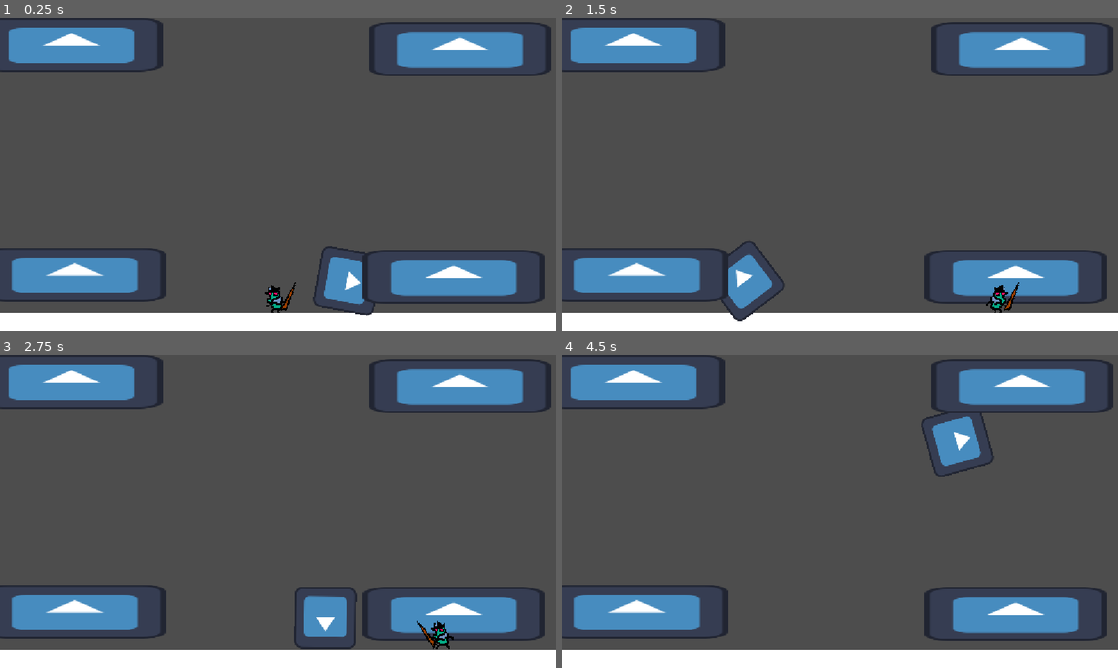
Above: before the commit, frames 1-4 (two rows, left to right).
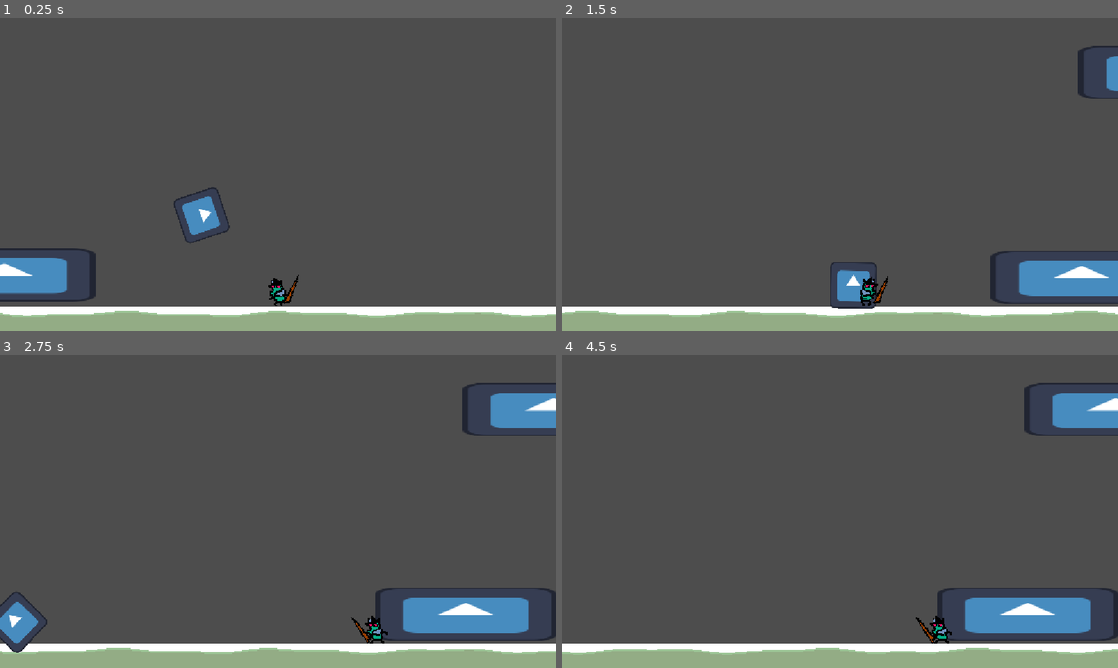
Above: after the commit, the same moments.

Repository: EthanGrane/Jamopithecus
Game: Godot game, scene res://GAME/Scenes/Boss_Battle_1.tscn
The game is run twice, just before and just after one commit, with the same random seed, the same clock (stepped at 60 frames per second) and the same inputs. This scene is started directly instead of the project's main scene. The engine's default icon, where the game draws it, is replaced by a stand-in: a white triangle on a blue panel in a dark square.
Inputs:
- Up to frame 1 (0.25 s): no input
- Up to frame 2 (1.5 s): tap Enter (ui_accept) at 0.5 s; hold E (Decoy) 0.53-1.28 s; hold D (Right) from 0.53 s (still down); tap W (Salto) at 0.77 s; tap Shift (Dash) at 1.35 s
- Up to frame 3 (2.75 s): tap W (Salto) at 1.52 s; tap E (Decoy) at 1.55 s; release D (Right) at 2.03 s; hold A (Left) from 2.03 s (still down); hold E (Decoy) from 2.03 s (still down)
- Up to frame 4 (4.5 s): release A (Left) at 2.78 s; release E (Decoy) at 2.78 s; hold D (Right) 2.78-4.28 s; tap Space (Lanzar) at 2.85 s; tap W (Salto) at 3.02, 3.77 s; tap E (Decoy) at 3.05 s; hold E (Decoy) 3.53-4.28 s; hold A (Left) from 4.28 s (still down); tap Shift (Dash) at 4.35 s

The runs differ from the first frame. In frame 1, 21% of the frame differs, in the area x 0-100%, y 0-100%; in frame 2, 22%; in frame 3, 21%; in frame 4, 21%.

Commit message:
Game feel improved

Diff:
--- a/GAME/Boss1/boos_1.gd
+++ b/GAME/Boss1/boos_1.gd
@@ -1,66 +1,235 @@
+##
+##	Summary:
+##	Boss1. Rueda sin parar por la sala, se mete por una tubería y sale
+##	por otra. Al golpearle se queda aturdido y se vuelve inmortal;
+##	solo vuelve a ser atacable después de pasar por una tubería.
+##
+
 extends CharacterBody2D
 class_name Boss1
-enum state {movement, damage}
-var current_state : state = state.movement
-var max_velocity := 600.0
-var current_velocity : float
-var timer = 3.0
-var rotate_velocity := 10.0
-var last_pipe = 0
-var tp_to_position : Vector2
-var direction := 1.0
-var diference := Vector2(-200.0,0.0)
-@export var pipe_list : Array[pipe]
-
+
+enum Estado {
+	RODANDO,    # va a lo suyo, rebotando por la sala
+	ATURDIDO,   # le han dado: quieto, sin colisiones y sin poder recibir más
+}
+
+@export_group("Movimiento")
+@export var velocidad_min : float = 500.0
+@export var velocidad_max : float = 600.0
+@export var gravedad : float = 1800.0
+@export var velocidad_maxima_de_caida : float = 1000.0
+@export var giro_en_suelo : float = 10.0   # vueltas del sprite al rodar
+@export var giro_en_aire : float = 5.0
+
+@export_group("Tuberías")
+@export var distancia_de_salida : float = 60.0   # px que sale por delante de la boca
+@export var tiempo_entre_tuberias : float = 0.4  # evita el bucle de entrar y salir sin fin
+
+@export_group("Aturdimiento")
+@export var tiempo_aturdido : float = 1.5
+@export var escala_del_golpe : Vector2 = Vector2(1.35, 0.65)  # el squash del punch
+@export var duracion_del_golpe : float = 0.25
+
+@export_group("Gamefeel del golpe")
+@export var hitstop : float = 0.08          # cuánto se congela el juego
+@export var sacudida_fuerza : float = 12.0
+@export var sacudida_duracion : float = 0.30
+@export var destello_duracion : float = 0.12
+
+@export_group("Onda de choque")
+@export var onda_al_golpear : bool = true
+@export var onda_radio : float = 320.0
+@export var onda_fuerza : float = 28.0
+@export var onda_duracion : float = 0.40
+
+var estado : Estado = Estado.RODANDO
+var direccion : float = 1.0
+var velocidad : float = 0.0
+var contador_aturdido : float = 0.0
+var cooldown_tuberia : float = 0.0
+var ultima_tuberia : Pipe = null
+var capa_original : int = 0
+var escala_base : Vector2 = Vector2.ONE
+
+@onready var sprite : Sprite2D = $Sprite2D
+@onready var salud : HealthComponent = $HealthComponent
 
 
 func _ready() -> void:
-	current_velocity = randf_range(max_velocity - 100.0, max_velocity)
+	capa_original = collision_layer
+	escala_base = sprite.scale
+	velocidad = randf_range(velocidad_min, velocidad_max)
+	direccion = 1.0 if randf() < 0.5 else -1.0
+
 
 func _physics_process(delta: float) -> void:
-	movement_gravity(delta)
+	cooldown_tuberia -= delta
+
+	match estado:
+		Estado.RODANDO:
+			rodar(delta)
+		Estado.ATURDIDO:
+			estar_aturdido(delta)
+
+	aplicar_gravedad(delta)
 	move_and_slide()
-func Tp_to_random_pipe(current_pipe : int):
-	print("hey")
-	var pipe_n = randi_range(1,4)
-	if pipe_n == last_pipe:
-		Tp_to_random_pipe(current_pipe)
+
+	# Si choca con una pared se da la vuelta y sigue rodando
+	if estado == Estado.RODANDO and is_on_wall():
+		direccion = -direccion
+
+
+# ---------------------------------------------------------------
+#  Rodar
+# ---------------------------------------------------------------
+
+func rodar(delta: float) -> void:
+	velocity.x = velocidad * direccion
+	# El sprite gira hacia donde avanza, no siempre al mismo lado
+	var giro = giro_en_suelo if is_on_floor() else giro_en_aire
+	sprite.rotation += giro * direccion * delta
+
+
+func aplicar_gravedad(delta: float) -> void:
+	if is_on_floor():
+		velocity.y = 0.0
 	else:
-		velocity = Vector2.ZERO
-		match pipe_n:
-			1:
-				direction = 1.0
-				position = pipe_list[0].position
-			2:
-				direction = 1.0
-				position = pipe_list[1].position
-
-			3:
-				direction = -1.0
-				position = pipe_list[2].position + diference
-
-			4:
-				direction = 1.0
-				position = pipe_list[3].position + diference
-		last_pipe = pipe_n
-		print(global_position)
-func movement_gravity(delta):
-	if current_state == state.movement:
-		velocity.x = current_velocity * direction
-		if not is_on_floor():
-			$Sprite2D.rotation += 5.0 * delta
-		else:
-			$Sprite2D.rotation += 10.0 * delta
-	else:
-		velocity = Vector2.ZERO
-		timer -= delta
-		if timer <= 0:
-			current_state = state.movement
-	if not is_on_floor():
-		velocity.y = 1000.0
-func change_state():
-	print("hola")
-	timer = 3.0
-	current_state = state.damage
+		velocity.y = minf(velocity.y + gravedad * delta, velocidad_maxima_de_caida)
+
+
+# ---------------------------------------------------------------
+#  Tuberías
+# ---------------------------------------------------------------
+
+# La llama la propia tubería cuando el boss entra en su boca
+func entrar_en_tuberia(entrada: Pipe) -> void:
+	if estado == Estado.ATURDIDO or cooldown_tuberia > 0.0:
+		return
+
+	var destino := elegir_otra_tuberia(entrada)
+	if destino == null:
+		return
+
+	direccion = destino.direccion_salida()
+
+	# Aparece un poco por delante de la boca, mirando hacia fuera.
+	# Si saliera justo encima volvería a entrar en su propia área
+	global_position = destino.punto_de_salida() + Vector2(direccion * distancia_de_salida, 0.0)
 	velocity = Vector2.ZERO
-	movement_gravity(0.0)
+
+	ultima_tuberia = destino
+	cooldown_tuberia = tiempo_entre_tuberias
+
+	# Sale de la tubería volviendo a ser atacable
+	volver_a_ser_vulnerable()
+
+
+func elegir_otra_tuberia(entrada: Pipe) -> Pipe:
+	var todas := get_tree().get_nodes_in_group("pipes")
+	var candidatas : Array[Pipe] = []
+
+	# Ni la que acaba de pisar ni la última por la que salió
+	for t in todas:
+		if t != entrada and t != ultima_tuberia:
+			candidatas.append(t)
+
+	# Si con eso no queda ninguna, relajamos y vale cualquiera menos la de entrada
+	if candidatas.is_empty():
+		for t in todas:
+			if t != entrada:
+				candidatas.append(t)
+
+	if candidatas.is_empty():
+		push_warning("Boss1: no hay otra tubería en el grupo 'pipes'")
+		return null
+
+	return candidatas[randi() % candidatas.size()]
+
+
+# ---------------------------------------------------------------
+#  Aturdimiento
+# ---------------------------------------------------------------
+
+# La llama el HealthComponent al recibir un golpe.
+# Mantengo el nombre para no romper nada de lo que ya tienes
+func change_state() -> void:
+	if estado == Estado.ATURDIDO:
+		return
+	aturdir()
+
+
+func aturdir() -> void:
+	estado = Estado.ATURDIDO
+	contador_aturdido = tiempo_aturdido
+	velocity = Vector2.ZERO
+
+	# Inmortal hasta que pase por una tubería
+	salud.invulnerable = true
+
+	# Sin colisiones. Se quita la CAPA y no la máscara: así el jugador
+	# y la lanza dejan de detectarlo, pero él sigue apoyado en el suelo
+	set_deferred("collision_layer", 0)
+
+	# El orden importa poco, pero así se lee: primero lo que se ve
+	# encima del boss, luego lo que afecta a toda la pantalla
+	destello()
+	golpe_de_escala()
+	lanzar_onda()
+	GameFeel.golpe(hitstop, sacudida_fuerza, sacudida_duracion)
+
+
+func estar_aturdido(delta: float) -> void:
+	velocity.x = 0.0
+	contador_aturdido -= delta
+	if contador_aturdido <= 0.0:
+		terminar_aturdimiento()
+
+
+func terminar_aturdimiento() -> void:
+	estado = Estado.RODANDO
+	set_deferred("collision_layer", capa_original)
+	# Ojo: sigue siendo inmortal. Solo se cura pasando por una tubería
+
+
+func volver_a_ser_vulnerable() -> void:
+	salud.invulnerable = false
+
+
+# La onda cuelga de la escena, no del boss: si el golpe lo mata,
+# el boss se borra pero la onda termina de expandirse igual
+func lanzar_onda() -> void:
+	if not onda_al_golpear:
+		return
+
+	Shockwave.crear(
+		get_tree().current_scene,
+		global_position,
+		onda_radio,
+		onda_fuerza,
+		onda_duracion
+	)
+
+
+# Destello blanco. Necesita el hit_flash.gdshader en el material del Sprite2D
+func destello() -> void:
+	if sprite.material == null:
+		return
+
+	_poner_blanco(1.0)
+	var tw := create_tween()
+	tw.tween_method(_poner_blanco, 1.0, 0.0, destello_duracion)
+
+
+func _poner_blanco(valor: float) -> void:
+	var mat := sprite.material as ShaderMaterial
+	if mat != null:
+		mat.set_shader_parameter("blanco", valor)
+
+
+# El punch: se aplasta de golpe y vuelve a su escala con un rebote
+func golpe_de_escala() -> void:
+	sprite.scale = escala_base * escala_del_golpe
+
+	var tw := create_tween()
+	tw.tween_property(sprite, "scale", escala_base, duracion_del_golpe)\
+		.set_trans(Tween.TRANS_ELASTIC).set_ease(Tween.EASE_OUT)
--- a/GAME/Boss1/boos_1.tscn
+++ b/GAME/Boss1/boos_1.tscn
@@ -1,23 +1,29 @@
-[gd_scene format=3 uid="uid://e7ibnnthjk0k"]
+[gd_scene load_steps=7 format=3 uid="uid://e7ibnnthjk0k"]
 
 [ext_resource type="Script" uid="uid://sq8n4awd0l00" path="res://GAME/Boss1/boos_1.gd" id="1_8mmf7"]
 [ext_resource type="Texture2D" uid="uid://rria5cuqhsaq" path="res://icon.svg" id="2_ynxwx"]
 [ext_resource type="PackedScene" uid="uid://duwptbg5jvvch" path="res://GAME/HealthSystem/health_component.tscn" id="3_2tfwi"]
+[ext_resource type="Shader" path="res://GAME/VFX/hit_flash.gdshader" id="4_flash"]
+
+[sub_resource type="ShaderMaterial" id="ShaderMaterial_flash"]
+resource_local_to_scene = true
+shader = ExtResource("4_flash")
+shader_parameter/blanco = 0.0
+shader_parameter/color_flash = Color(1, 1, 1, 1)
 
 [sub_resource type="CircleShape2D" id="CircleShape2D_p8y83"]
-radius = 64.00781
+radius = 45.099888
 
 [node name="Boos_1" type="CharacterBody2D" unique_id=200607943 groups=["Enemy"]]
 collision_mask = 2
 script = ExtResource("1_8mmf7")
 
 [node name="Sprite2D" type="Sprite2D" parent="." unique_id=1918290784]
-position = Vector2(309, 57)
+material = SubResource("ShaderMaterial_flash")
+scale = Vector2(0.7588074, 0.7588074)
 texture = ExtResource("2_ynxwx")
 
 [node name="HealthComponent" parent="." unique_id=654470910 instance=ExtResource("3_2tfwi")]
-position = Vector2(228, 173)
 
 [node name="CollisionShape2D" type="CollisionShape2D" parent="." unique_id=1440069700]
-position = Vector2(310, 62)
 shape = SubResource("CircleShape2D_p8y83")
--- a/GAME/Boss1/pipe.gd
+++ b/GAME/Boss1/pipe.gd
@@ -1,9 +1,44 @@
+##
+##	Summary:
+##	Una tubería por la que el boss entra y sale.
+##	Se registra sola en el grupo "pipes", así que el boss NO necesita
+##	ninguna lista: puedes añadir o quitar tuberías sin tocar código.
+##
+##	La dirección hacia la que escupe al boss la manda la escala en X
+##	del nodo: 1 = derecha, -1 = izquierda.
+##
+
 extends StaticBody2D
-class_name pipe
-@export var pipe_n : int
-@export var area_position : Vector2 = Vector2(0.0,0.0)
+class_name Pipe
+
+# Desplazamiento de la boca respecto a donde esté puesta en la escena.
+# Sirve para ajustar una instancia concreta sin activar "hijos editables"
+@export var area_position : Vector2 = Vector2.ZERO
+
+# Marca esto si una tubería escupe hacia el lado contrario del que debería
+@export var invertir_direccion : bool = false
+
+@onready var boca : CollisionShape2D = $Area2D/CollisionShape2D
+
+
 func _ready() -> void:
-	$Area2D/CollisionShape2D.position = area_position
+	add_to_group("pipes")
+	boca.position += area_position
+
+
+# 1 hacia la derecha, -1 hacia la izquierda
+func direccion_salida() -> float:
+	var dir := signf(global_scale.x)
+	if dir == 0.0:
+		dir = 1.0
+	return -dir if invertir_direccion else dir
+
+
+# Dónde aparece el boss al salir por aquí
+func punto_de_salida() -> Vector2:
+	return boca.global_position
+
+
 func _on_area_2d_body_entered(body: Node2D) -> void:
-	if body.has_method("Tp_to_random_pipe"):
-		body.Tp_to_random_pipe(pipe_n)
+	if body is Boss1:
+		body.entrar_en_tuberia(self)
--- a/GAME/Camera/camera_dolly.gd
+++ b/GAME/Camera/camera_dolly.gd
@@ -27,6 +27,9 @@
 @export var adelanto : float = 80.0           # px que se asoma hacia donde corre
 @export var suavizado_adelanto : float = 3.0
 
+@export_group("Sacudida")
+@export var sacudida_maxima : float = 20.0   # px de desplazamiento como mucho
+
 @export_group("Dibujo en el editor")
 @export var mostrar_bounds : bool = true : set = _set_mostrar_bounds
 @export var color_rail : Color = Color(0.35, 0.85, 1.0)
@@ -37,12 +40,18 @@
 var adelanto_actual : float = 0.0
 var primer_frame : bool = true
 
+var trauma : float = 0.0            # 0 a 1, cuánto tiembla ahora mismo
+var caida_del_trauma : float = 4.0
+
 
 func _ready() -> void:
 	camara = get_node_or_null("Camera2D")
 
 	if Engine.is_editor_hint():
 		return
+
+	# Para que GameFeel.sacudir() la encuentre sin conocerla
+	add_to_group("camera_shake")
 
 	if camara == null:
 		push_error("CameraDolly: falta un Camera2D como hijo")
@@ -71,7 +80,12 @@
 
 
 func _physics_process(delta: float) -> void:
-	if Engine.is_editor_hint() or objetivo == null or camara == null:
+	if Engine.is_editor_hint() or camara == null:
+		return
+
+	actualizar_sacudida(delta)
+
+	if objetivo == null:
 		return
 
 	# Al arrancar la cámara aparece ya en su sitio, sin viajar hasta él.
@@ -104,6 +118,33 @@
 	# 4) Suavizado
 	camara.position.x = lerpf(camara.position.x, centro_x, suavizar(suavizado, delta))
 	camara.position.y = punto_a.y
+
+
+# ---------------------------------------------------------------
+#  Sacudida
+# ---------------------------------------------------------------
+
+# La llama GameFeel.sacudir() a través del grupo "camera_shake"
+func sacudir(fuerza: float = 10.0, duracion: float = 0.25) -> void:
+	trauma = minf(trauma + fuerza / sacudida_maxima, 1.0)
+	caida_del_trauma = 1.0 / maxf(duracion, 0.05)
+
+
+func actualizar_sacudida(delta: float) -> void:
+	if trauma <= 0.0:
+		if camara.offset != Vector2.ZERO:
+			camara.offset = Vector2.ZERO
+		return
+
+	trauma = maxf(trauma - caida_del_trauma * delta, 0.0)
+
+	# Al cuadrado: arranca fuerte y se apaga suave. Con trauma lineal
+	# la sacudida se corta de golpe y se nota artificial
+	var f := trauma * trauma * sacudida_maxima
+
+	# Va en 'offset' y no en 'position' porque de la position
+	# ya se encarga el raíl cada frame
+	camara.offset = Vector2(randf_range(-f, f), randf_range(-f, f))
 
 
 # Planta la cámara en su sitio de golpe, sin suavizar.
--- a/GAME/HealthSystem/health_component.gd
+++ b/GAME/HealthSystem/health_component.gd
@@ -3,6 +3,10 @@
 
 @export var max_health : int = 3	# es un int porq se mide por hits (1 de vida = 1 hit)
 var current_health
+
+# Mientras esté a true, los golpes no hacen nada.
+# El Boss1 la usa para volverse inmortal tras un golpe
+var invulnerable : bool = false
 
 
 signal on_health_changed(current_health: int)
@@ -11,6 +15,8 @@
 	current_health = max_health
 
 func take_damage(amount : int) -> void:
+	if invulnerable:
+		return
 	current_health = clampi(current_health - amount, 0, max_health)	#clamp capa los valores, en este caso entre 0 y vida maxima
 	on_health_changed.emit(current_health)
 	if current_health <= 0:
@@ -18,6 +24,7 @@
 	print("Take Damage")
 	print(current_health)
 	onTakeDamage()
+
 func onTakeDamage():
 	var padre := get_parent()
 	if padre and padre.has_method("change_state"):
--- a/GAME/Scenes/Boss_Battle_1.tscn
+++ b/GAME/Scenes/Boss_Battle_1.tscn
@@ -1,8 +1,10 @@
 [gd_scene format=3 uid="uid://dhqdggwgoh3yy"]
 
+[ext_resource type="PackedScene" uid="uid://fbjgye8ct80e" path="res://GAME/Water/agua.tscn" id="1_13c7o"]
 [ext_resource type="PackedScene" uid="uid://e7ibnnthjk0k" path="res://GAME/Boss1/boos_1.tscn" id="2_13c7o"]
 [ext_resource type="PackedScene" uid="uid://bj6ortxtfsb0q" path="res://GAME/Boss1/pipe.tscn" id="3_8ptxo"]
 [ext_resource type="PackedScene" uid="uid://k005808lh4vg" path="res://GAME/Player/Player.tscn" id="4_788jl"]
+[ext_resource type="PackedScene" path="res://GAME/Camera/camera_dolly.tscn" id="4_xnh4b"]
 
 [sub_resource type="RectangleShape2D" id="RectangleShape2D_rd6jl"]
 size = Vector2(1180, 45.75)
@@ -16,42 +18,70 @@
 
 [node name="BossBattle1" type="Node2D" unique_id=1682470945]
 
-[node name="StaticBody2D" type="StaticBody2D" parent="." unique_id=855107703]
+[node name="Agua" parent="." unique_id=875838277 instance=ExtResource("1_13c7o")]
+z_index = 1
+offset_left = -792.0
+offset_top = 604.0
+offset_right = 116.0
+offset_bottom = 804.0
+scale = Vector2(3.32, 1)
+
+[node name="Ground" type="StaticBody2D" parent="." unique_id=855107703]
+position = Vector2(797.99994, 694)
+scale = Vector2(2.2399993, 4.2)
 collision_layer = 3
 collision_mask = 3
 
-[node name="CollisionShape2D" type="CollisionShape2D" parent="StaticBody2D" unique_id=376635679]
+[node name="CollisionShape2D" type="CollisionShape2D" parent="Ground" unique_id=376635679]
 light_mask = 3
 visibility_layer = 3
-position = Vector2(572, 636.125)
 shape = SubResource("RectangleShape2D_rd6jl")
 
-[node name="Icon" type="Sprite2D" parent="StaticBody2D" unique_id=422062474]
-position = Vector2(575, 634.875)
+[node name="Icon" type="Sprite2D" parent="Ground" unique_id=422062474]
 scale = Vector2(18.40625, 0.7226563)
 texture = SubResource("GradientTexture2D_xnh4b")
 
-[node name="Boos_1" parent="." unique_id=200607943 node_paths=PackedStringArray("pipe_list") instance=ExtResource("2_13c7o")]
+[node name="Boos_1" parent="." unique_id=200607943 instance=ExtResource("2_13c7o")]
 position = Vector2(271, 348)
-pipe_list = [NodePath("../Pipe"), NodePath("../Pipe2"), NodePath("../Pipe3"), NodePath("../Pipe4")]
+onda_radio = 240.0
 
 [node name="Pipe" parent="." unique_id=1170149196 instance=ExtResource("3_8ptxo")]
-position = Vector2(-22, 488)
-pipe_n = 1
+position = Vector2(180, 488)
+scale = Vector2(-1, 1)
 
 [node name="Pipe2" parent="." unique_id=409786084 instance=ExtResource("3_8ptxo")]
-position = Vector2(-29, 12)
-pipe_n = 2
+position = Vector2(-38, 60)
+scale = Vector2(-1, 1)
 
 [node name="Pipe3" parent="." unique_id=435816854 instance=ExtResource("3_8ptxo")]
-position = Vector2(776, 21)
-pipe_n = 3
-area_position = Vector2(250, 0)
+position = Vector2(1594, 69)
+invertir_direccion = true
 
 [node name="Pipe4" parent="." unique_id=1216977234 instance=ExtResource("3_8ptxo")]
-position = Vector2(763, 493)
-pipe_n = 4
-area_position = Vector2(250, 0)
+position = Vector2(1412, 493)
+invertir_direccion = true
 
 [node name="Mosca" parent="." unique_id=1289701118 instance=ExtResource("4_788jl")]
 position = Vector2(570, 506)
+
+[node name="CameraDolly" parent="." unique_id=1432448215 node_paths=PackedStringArray("objetivo") instance=ExtResource("4_xnh4b")]
+objetivo = NodePath("../Mosca")
+punto_a = Vector2(400, 323.375)
+punto_b = Vector2(1200, 323.375)
+sacudida_maxima = null
+
+[node name="Camera2D2" type="Camera2D" parent="CameraDolly" unique_id=849023627]
+
+[node name="_SpearsPoints" type="Node2D" parent="." unique_id=1106100700]
+
+[node name="Marker2D" type="Marker2D" parent="_SpearsPoints" unique_id=1974674989 groups=["spear_points"]]
+position = Vector2(448, 571)
+
+[node name="Marker2D2" type="Marker2D" parent="_SpearsPoints" unique_id=911351931 groups=["spear_points"]]
+position = Vector2(1207, 576)
+
+[node name="Marker2D3" type="Marker2D" parent="_SpearsPoints" unique_id=1028159686 groups=["spear_points"]]
+position = Vector2(1570, 453)
+
+[node name="Marker2D4" type="Marker2D" parent="_SpearsPoints" unique_id=704088291 groups=["spear_points"]]
+position = Vector2(-7, 453)
--- /dev/null
+++ b/GAME/VFX/game_feel.gd
@@ -0,0 +1,49 @@
+##
+##	Summary:
+##	Efectos de impacto que se pueden llamar desde cualquier sitio,
+##	sin autoload ni nodos: son funciones estáticas.
+##
+##		GameFeel.golpe()                    # hitstop + sacudida
+##		GameFeel.congelar(0.10)             # solo el frenazo
+##		GameFeel.sacudir(14.0, 0.3)         # solo la sacudida
+##
+
+class_name GameFeel
+extends RefCounted
+
+static var _congelado : bool = false
+
+
+# El combo completo de un impacto
+static func golpe(hitstop := 0.08, fuerza_sacudida := 10.0, dur_sacudida := 0.25) -> void:
+	sacudir(fuerza_sacudida, dur_sacudida)
+	congelar(hitstop)
+
+
+# Hitstop: el juego casi se para un instante. Es el efecto que más
+# hace por la sensación de impacto, y el más barato de todos
+static func congelar(duracion := 0.08, escala := 0.05) -> void:
+	if _congelado:
+		return
+
+	var arbol := Engine.get_main_loop() as SceneTree
+	if arbol == null:
+		return
+
+	_congelado = true
+	Engine.time_scale = escala
+
+	# El último true es 'ignore_time_scale': si no, el temporizador
+	# también iría a cámara lenta y no terminaría nunca
+	await arbol.create_timer(duracion, true, false, true).timeout
+
+	Engine.time_scale = 1.0
+	_congelado = false
+
+
+# Avisa a cualquier cámara del grupo "camera_shake"
+static func sacudir(fuerza := 10.0, duracion := 0.25) -> void:
+	var arbol := Engine.get_main_loop() as SceneTree
+	if arbol == null:
+		return
+	arbol.call_group("camera_shake", "sacudir", fuerza, duracion)
--- /dev/null
+++ b/GAME/VFX/hit_flash.gdshader
@@ -0,0 +1,17 @@
+shader_type canvas_item;
+
+// Destello de impacto: tiñe el sprite de blanco sin perder su silueta.
+// 'blanco' va de 0 (normal) a 1 (todo blanco) y lo mueve un Tween.
+
+uniform float blanco : hint_range(0.0, 1.0) = 0.0;
+uniform vec4 color_flash : source_color = vec4(1.0, 1.0, 1.0, 1.0);
+
+void fragment() {
+	vec4 col = texture(TEXTURE, UV);
+
+	// Solo el color, el alpha se respeta: así el destello
+	// tiene exactamente la forma del sprite
+	col.rgb = mix(col.rgb, color_flash.rgb, blanco);
+
+	COLOR = col;
+}
--- /dev/null
+++ b/GAME/VFX/shockwave.gd
@@ -0,0 +1,67 @@
+##
+##	Summary:
+##	Onda de choque de un solo uso. Se crea, se expande y se borra sola.
+##
+##	Uso rápido desde cualquier sitio:
+##		Shockwave.crear(get_tree().current_scene, global_position)
+##
+
+extends ColorRect
+class_name Shockwave
+
+const ESCENA := "res://GAME/VFX/shockwave.tscn"
+
+@export var duracion : float = 0.45
+@export var radio_maximo : float = 300.0   # en píxeles
+@export var fuerza : float = 24.0          # px que desplaza la imagen
+@export var grosor : float = 0.08          # ancho del anillo
+@export var auto_destruir : bool = true
+
+
+func _ready() -> void:
+	mouse_filter = Control.MOUSE_FILTER_IGNORE
+	_poner_progreso(0.0)
+
+
+# Crea una onda en un punto del mundo y la lanza.
+# Los tres últimos son opcionales: con 0 se usan los valores de la escena
+static func crear(padre: Node, punto: Vector2, radio := 0.0, potencia := 0.0, dur := 0.0) -> Shockwave:
+	var onda : Shockwave = load(ESCENA).instantiate()
+
+	if radio > 0.0:
+		onda.radio_maximo = radio
+	if potencia > 0.0:
+		onda.fuerza = potencia
+	if dur > 0.0:
+		onda.duracion = dur
+
+	padre.add_child(onda)
+	onda.lanzar(punto)
+	return onda
+
+
+func lanzar(punto: Vector2) -> void:
+	# El rect se hace cuadrado y se centra en el punto del impacto
+	size = Vector2.ONE * radio_maximo * 2.0
+	global_position = punto - size * 0.5
+
+	var mat := material as ShaderMaterial
+	if mat == null:
+		push_error("Shockwave: falta el ShaderMaterial")
+		return
+
+	mat.set_shader_parameter("fuerza", fuerza)
+	mat.set_shader_parameter("grosor", grosor)
+
+	var tw := create_tween()
+	tw.tween_method(_poner_progreso, 0.0, 1.0, duracion)\
+		.set_trans(Tween.TRANS_QUAD).set_ease(Tween.EASE_OUT)
+
+	if auto_destruir:
+		tw.tween_callback(queue_free)
+
+
+func _poner_progreso(valor: float) -> void:
+	var mat := material as ShaderMaterial
+	if mat != null:
+		mat.set_shader_parameter("progreso", valor)
--- /dev/null
+++ b/GAME/VFX/shockwave.gdshader
@@ -0,0 +1,45 @@
+shader_type canvas_item;
+
+// Onda de choque: un anillo que se expande y deforma lo que hay detrás.
+// El anillo lo mueve el uniform 'progreso' (0 a 1) desde shockwave.gd.
+// El nodo tiene que ser CUADRADO o el anillo saldrá ovalado.
+
+uniform sampler2D pantalla : hint_screen_texture, filter_linear;
+
+uniform float progreso : hint_range(0.0, 1.0) = 0.0;
+uniform float grosor : hint_range(0.005, 0.5) = 0.08;   // ancho del anillo
+uniform float fuerza : hint_range(0.0, 80.0) = 24.0;    // px que empuja la imagen
+uniform vec4 color_borde : source_color = vec4(1.0, 1.0, 1.0, 0.25);
+
+
+void fragment() {
+	vec2 centro = vec2(0.5);
+	float d = distance(UV, centro);
+
+	// El radio crece de 0 al borde del rectángulo
+	float radio = progreso * 0.5;
+
+	// Una banda de grosor 'grosor' justo por dentro del radio:
+	// entra suave y sale suave, así no se ve el corte
+	float anillo = smoothstep(radio - grosor, radio - grosor * 0.5, d)
+	             * (1.0 - smoothstep(radio - grosor * 0.5, radio, d));
+
+	// Se va apagando conforme se expande
+	float mascara = anillo * (1.0 - progreso);
+
+	// Fuera del anillo el nodo es invisible del todo
+	if (mascara <= 0.001) {
+		discard;
+	}
+
+	// Empujamos la imagen hacia fuera, en la dirección del centro al píxel
+	vec2 direccion = normalize(UV - centro + vec2(0.00001));
+	vec2 uv = SCREEN_UV + direccion * mascara * fuerza * SCREEN_PIXEL_SIZE;
+
+	vec3 col = texture(pantalla, uv).rgb;
+
+	// Un brillo tenue en la cresta para que se lea el anillo
+	col = mix(col, color_borde.rgb, mascara * color_borde.a);
+
+	COLOR = vec4(col, 1.0);
+}
--- /dev/null
+++ b/GAME/VFX/shockwave.tscn
@@ -0,0 +1,20 @@
+[gd_scene load_steps=4 format=3]
+
+[ext_resource type="Script" path="res://GAME/VFX/shockwave.gd" id="1_sw"]
+[ext_resource type="Shader" path="res://GAME/VFX/shockwave.gdshader" id="2_sw"]
+
+[sub_resource type="ShaderMaterial" id="ShaderMaterial_sw"]
+resource_local_to_scene = true
+shader = ExtResource("2_sw")
+shader_parameter/progreso = 0.0
+shader_parameter/grosor = 0.08
+shader_parameter/fuerza = 24.0
+shader_parameter/color_borde = Color(1, 1, 1, 0.25)
+
+[node name="Shockwave" type="ColorRect"]
+z_index = 100
+offset_right = 600.0
+offset_bottom = 600.0
+mouse_filter = 2
+script = ExtResource("1_sw")
+material = SubResource("ShaderMaterial_sw")
Not shown, added: GAME/SFX/HitFlesh.wav.import
Not shown, added: GAME/VFX/game_feel.gd.uid
Not shown, added: GAME/VFX/hit_flash.gdshader.uid
Not shown, added: GAME/VFX/shockwave.gd.uid
Not shown, added: GAME/VFX/shockwave.gdshader.uid
Not shown, added: GAME/SFX/HitFlesh.wav
